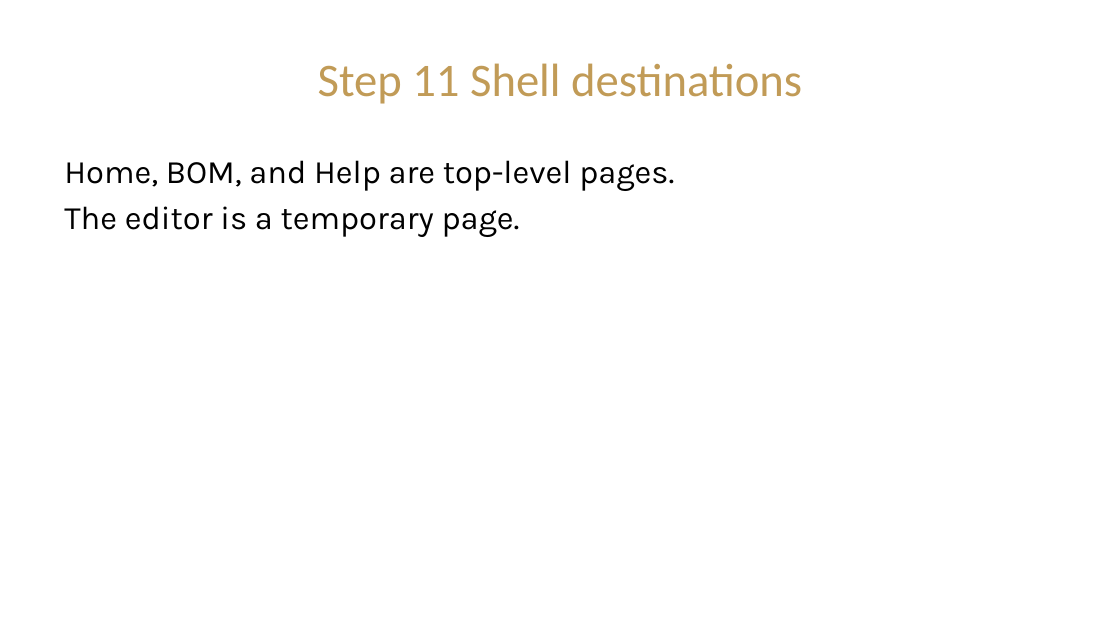
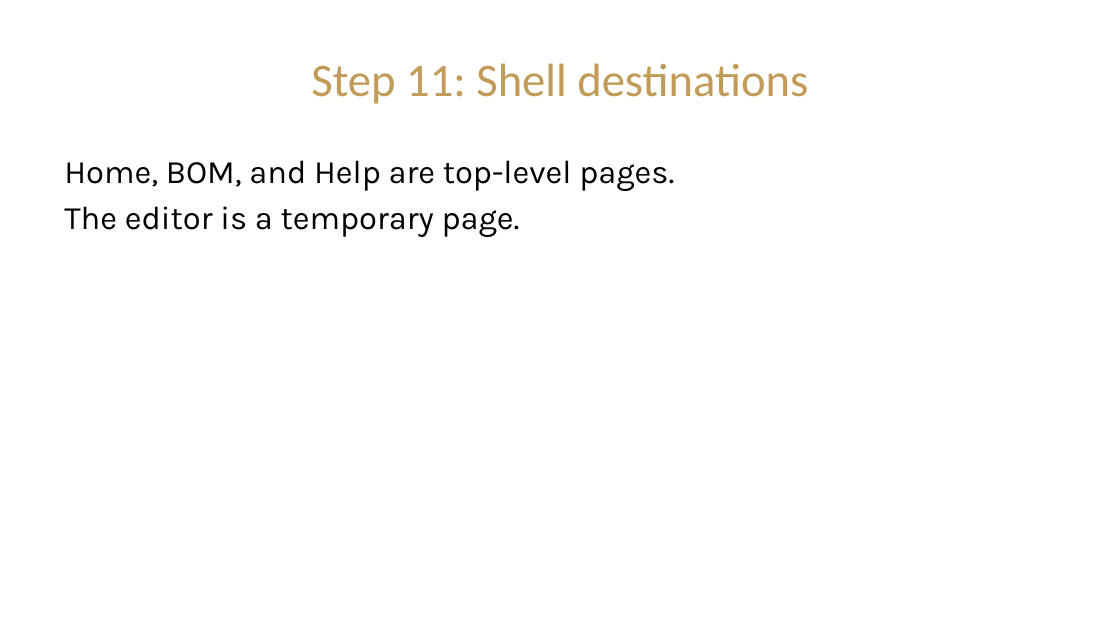
Before and after one commit to CIST-2220-Fall-2026/ProjectCostEstimator-RJG, a slide deck: slide 15 of Presentations/Module_2_Bill_of_Materials_Presentation.pptx (slide 13 before the commit). Drawn at 1120x630 pixels with LibreOffice and Linux fonts; fonts in the diff are those of the drawing; background and template pictures are left out. Boxes give left, top, right and bottom in pixels: in the first picture for what was removed or moved away, otherwise in the second. Text is boxed around its words. In the diff, an @@ line names an element or a change of style, - is before the commit and + after.

```diff
--- a/Presentations/Module_2_Bill_of_Materials_Presentation.pptx
+++ b/Presentations/Module_2_Bill_of_Materials_Presentation.pptx
@@ title at box(311, 63, 808, 104): text changed @@
-Step 11 Shell destinations
+Step 11: Shell destinations
```
Also in this commit, not shown: 12 other slides changed, 4 slides added, 1 slide removed, 11 other files.
